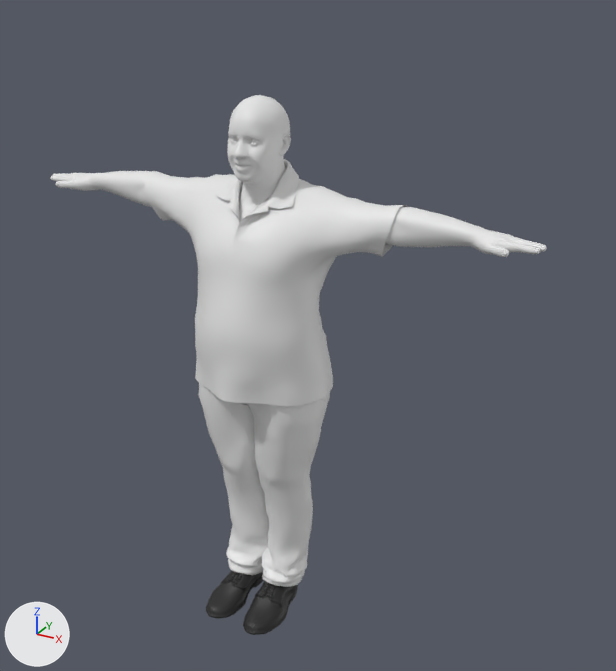
Before and after pictures for a commit that changed the FBX model care-up/Assets/Resources_moved/Models/NPC_Patient/OldMaleDarkSkinned_NPC.fbx.
Camera for both pictures: a 50 mm camera at (1.4, -2.19, 2.2) aimed at (0.14, 0.11, 1.05). Every picture has the same lights, and +X, +Y and +Z are marked at lower left. Both versions are drawn at full value of the shape key 'Tongue_Curl-U' of 'Base_Tongue'; the numbers are the values there. Vertices at the same position are counted once.

The first picture shows 'Base_Eye', 'Jeans_Low', 'OldMaleDarkSkinned', 'OldMaleDarkSkinned_Polo_Low', 'Shoes_L_Low', 'Shoes_R_Low'.
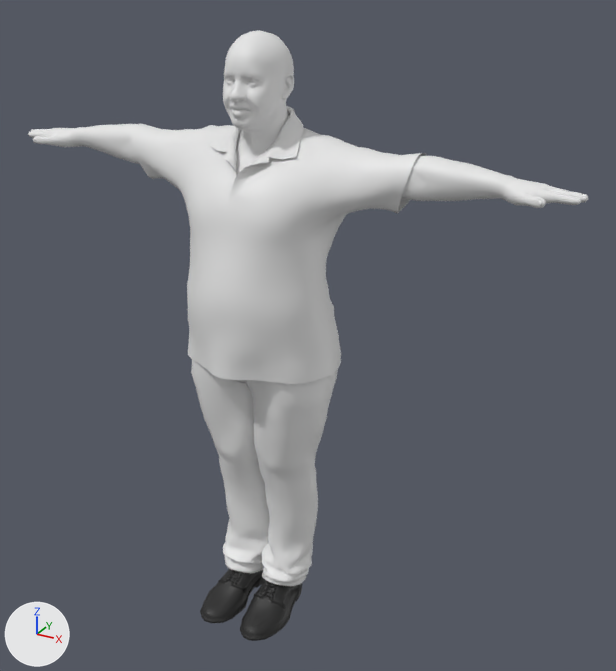
What differs and where, as boxes [x1, y1, x2, y2] in the pictures (616 x 671 px):
'OldMaleDarkSkinned_Polo_Low', turned
    before: [145, 159, 408, 406]
    after: [132, 106, 427, 384]
'OldMaleDarkSkinned', reshaped, turned
    before: [51, 95, 547, 257]
    after: [28, 30, 588, 208]
'Jeans_Low', turned
    before: [198, 383, 330, 587]
    after: [191, 359, 338, 587]
'Shoes_L_Low', turned
    before: [243, 581, 298, 635]
    after: [240, 579, 302, 641]
'Shoes_R_Low', moved, rescaled, turned
    before: [206, 571, 263, 618]
    after: [200, 569, 264, 623]
'Base_Eye', turned
    before: [231, 137, 258, 143]
    after: [226, 78, 257, 83]
part 4 of me_base_body, added
    after: [223, 30, 294, 176]
part 5 of me_base_body, added
    after: [401, 156, 588, 208]
part 6 of me_base_body, added
    after: [28, 124, 140, 164]
part 7 of me_base_body, deleted
    before: [51, 95, 547, 257]

The change in detail:
me_base_body is used by ob_oldmaledarkskinned; location (0.0, 0.0, 0.0); rotation (1.571, 0.0, 0.0), in degrees (90, 0, 0).
me_base_body had 12386 vertices, 24744 faces and spanned x -0.9..0.9, y 0.0..1.83, z -0.21..0.19.
me_base_body now has 7735 vertices, 15354 faces and spans x -0.99..0.99, y -0.09..0.19, z 1.55..2.01.
me_base_body part 4: a new loose piece of 3273 vertices spanning x -0.11..0.11, y -0.09..0.19, z 1.59..2.01, in mat_oldmaledarkskinned (its picture is missing).
me_base_body part 5: a new loose piece of 2195 vertices spanning x 0.4..0.99, y -0.01..0.18, z 1.55..1.69, in mat_oldmaledarkskinned (its picture is missing).
me_base_body part 6: a new loose piece of 2195 vertices spanning x -0.99..-0.4, y -0.01..0.18, z 1.55..1.69, in mat_oldmaledarkskinned (its picture is missing).
me_base_body part 7: the loose piece of 12314 vertices spanning x -0.9..0.9, y 0.0..1.83, z -0.21..0.19 is deleted.
me_shoes_l_low has 1276 vertices, 1377 faces and spans x -0.054..0.075, y -0.078..0.035, z -0.143..0.177.
me_shoes_l_low is used by ob_shoes_l_low; location (0.073, -0.046, 0.07); rotation (1.571, 0.0, 0.0), in degrees (90, 0, 0).
me_shoes_l_low part 8: the whole mesh is turned 90 degrees about the x axis through the mesh origin and scaled by 1.1.
me_oldmaledarkskinned_polo_low has 1341 vertices, 1290 faces and spans x -0.465..0.467, y 0.852..1.624, z -0.228..0.192.
me_oldmaledarkskinned_polo_low is used by ob_oldmaledarkskinned_polo_low; location (0.0, 0.0, 0.0); rotation (1.571, 0.0, 0.0), in degrees (90, 0, 0).
me_oldmaledarkskinned_polo_low part 3: the whole mesh is turned 90 degrees about the x axis through the mesh origin and scaled by 1.1.
me_jeans_001 has 3564 vertices, 3502 faces and spans x -0.229..0.229, y 0.047..1.079, z -0.22..0.177.
me_jeans_001 is used by ob_jeans_low; location (0.0, 0.0, 0.0); rotation (1.571, 0.0, 0.0), in degrees (90, 0, 0).
me_jeans_001 part 1: the whole mesh is turned 90 degrees about the x axis through the mesh origin and scaled by 1.1.
me_shoes_r_low has 1276 vertices, 1377 faces and spans x -0.073..0.056, y -0.078..0.035, z -0.141..0.177.
me_shoes_r_low is used by ob_shoes_r_low; location (-0.073, -0.044, 0.072); rotation (1.571, 0.0, 0.0), in degrees (90, 0, 0).
me_shoes_r_low part 2: the whole mesh is turned 90 degrees about the x axis through the mesh origin and scaled by 1.1.
Object 'OldMaleDarkSkinned' (ob_oldmaledarkskinned) turns from (90, 0, 0) to (0, 0, 0) degrees about x, y and z.
Object 'Shoes_L_Low' (ob_shoes_l_low) turns from (90, 0, 0) to (0, 0, 0) degrees about x, y and z.
Object 'Base_Eye' (ob_base_eye) turns from (90, 0, 0) to (0, 0, 0) degrees about x, y and z.
Object 'OldMaleDarkSkinned_Polo_Low' (ob_oldmaledarkskinned_polo_low) turns from (90, 0, 0) to (0, 0, 0) degrees about x, y and z.
Object 'Jeans_Low' (ob_jeans_low) turns from (90, 0, 0) to (0, 0, 0) degrees about x, y and z.
Object 'Shoes_R_Low' (ob_shoes_r_low) turns from (90, 0, 0) to (0, 0, 0) degrees about x, y and z.
Object 'Shoes_R_Low' (ob_shoes_r_low) moves from (-0.073, -0.044, 0.072) to (-0.076, -0.044, 0.077).
Object 'Shoes_R_Low' (ob_shoes_r_low) is rescaled from (1.0, 1.0, 1.0) to (1.04, 1.04, 1.04).
